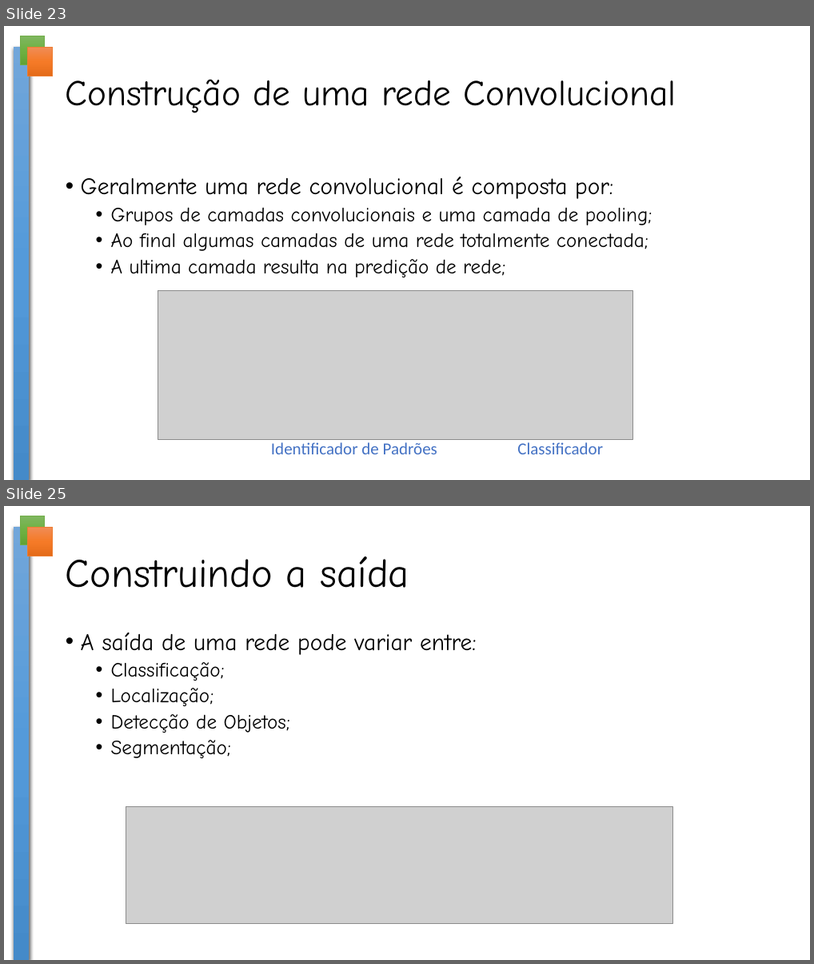
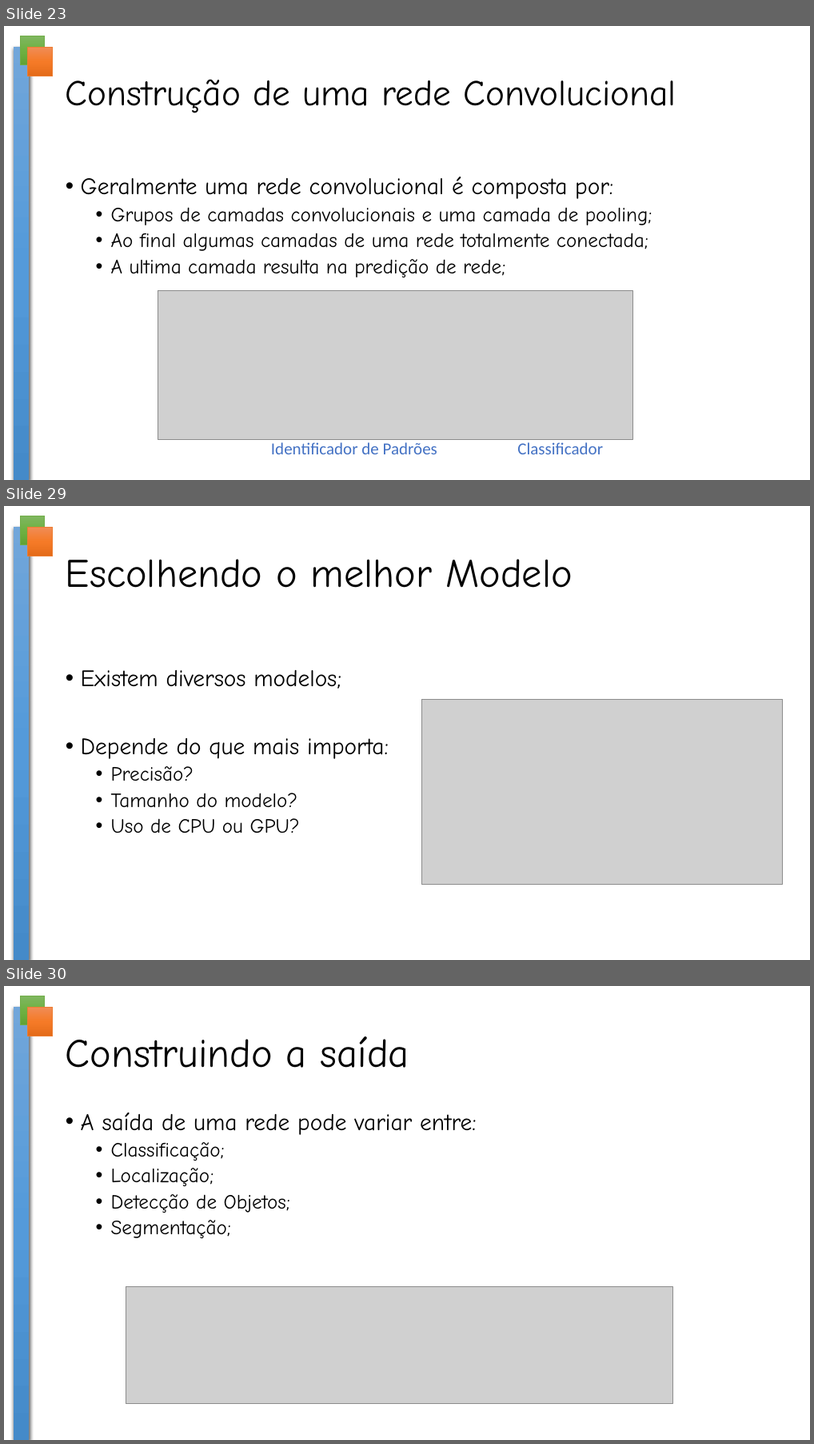
Before and after one commit to crazynds/FindHumanTouchIA, a slide deck: docs/Redes Neuras em Visão Computacional.pptx. Shown one above the other, each under a label of ours: slides 23 and 25 before the commit, slides 23, 29 and 30 after it; the slides between them are not shown. The pictures are 814x964 and 814x1444 pixels, drawn with LibreOffice and Linux fonts; fonts in the diff are those of the drawing; grey boxes stand for pictures; background and template pictures are left out. Boxes give left, top, right and bottom in pixels: in the first picture for what was removed or moved away, otherwise in the second. Text is boxed around its words. In the diff, an @@ line names an element or a change of style, - is before the commit and + after.

```diff
--- a/docs/Redes Neuras em Visão Computacional.pptx
+++ b/docs/Redes Neuras em Visão Computacional.pptx
@@ slide 29 added at (x1=4, y1=506, x2=810, y2=960), background #FFFFFF; not listed: 3 template elements that a slide beside it also shows @@
@@ title added at (x1=66, y1=559, x2=573, y2=588), 48 pt, text #000000 @@
+Escolhendo o melhor Modelo
@@ text added at (x1=81, y1=670, x2=389, y2=833), 28 pt, text #000000 @@
+• Existem diversos modelos;
+• Depende do que mais importa:
+  • Precisão?
+  • Tamanho do modelo?
+  • Uso de CPU ou GPU?
@@ picture added at (x1=422, y1=699, x2=783, y2=884) @@
@@ what was slide 25 is now slide 30 @@
```
Also in this commit, not shown: 3 slides changed, 6 other slides added, 2 slides removed, 5 other files.
